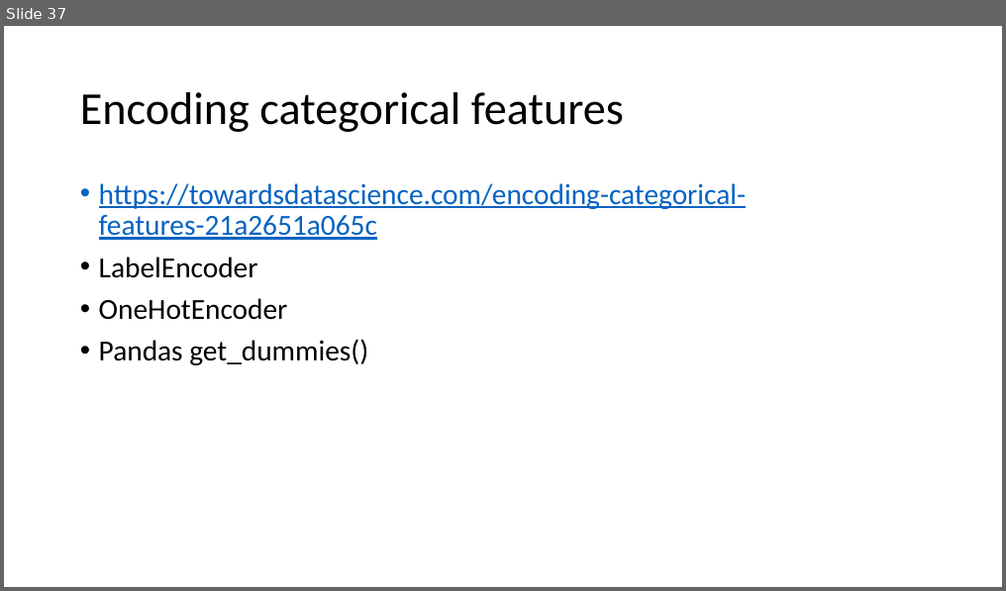
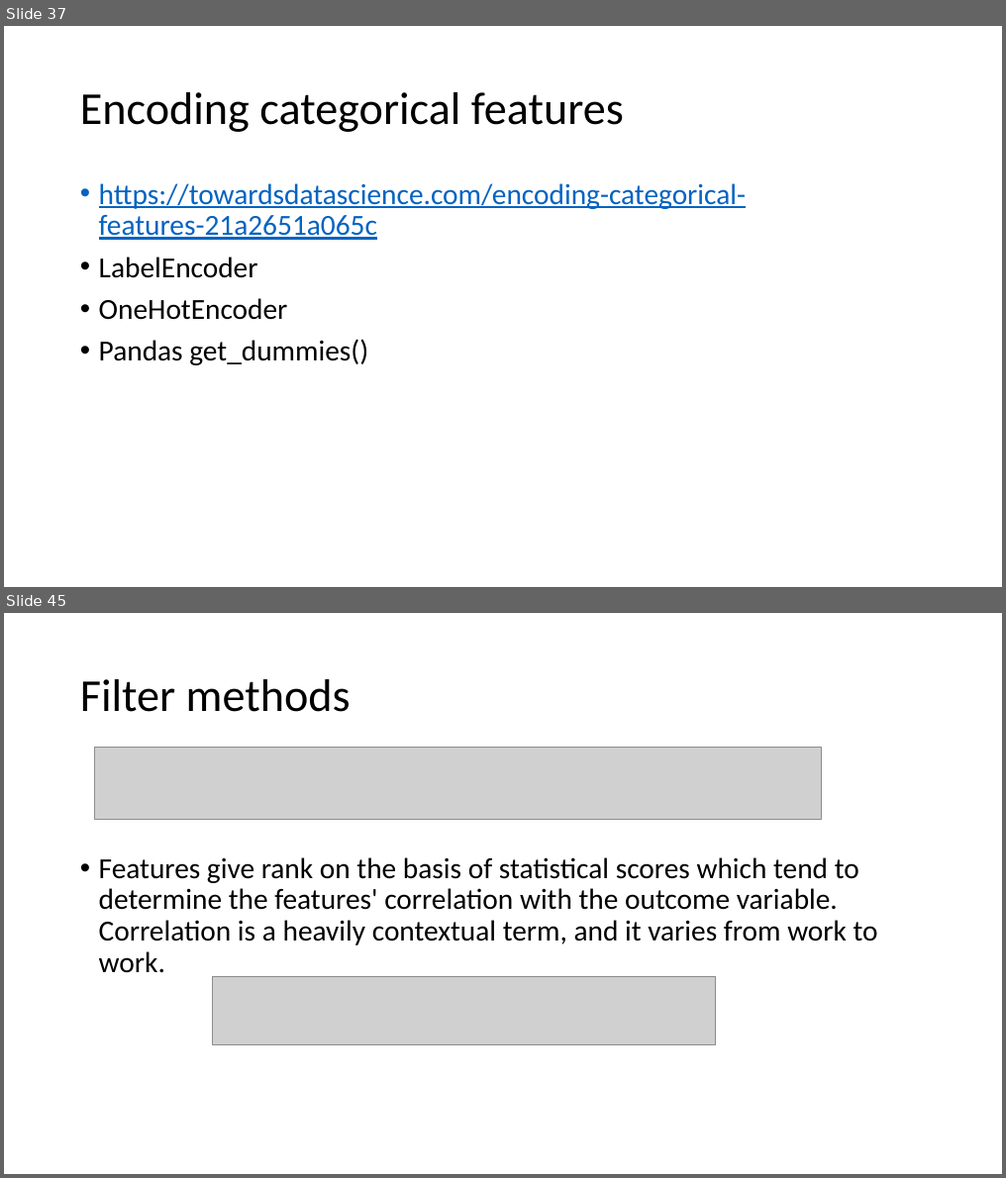
Before and after one commit to FranzGH/IoT_ML, a slide deck: Sklearn-UG.pptx. Shown one above the other, each under a label of ours: slide 37 before the commit, slides 37 and 45 after it; the slides between them are not shown. The pictures are 1006x591 and 1006x1178 pixels, drawn with LibreOffice and Linux fonts; fonts in the diff are those of the drawing; grey boxes stand for pictures. Boxes give left, top, right and bottom in pixels: in the first picture for what was removed or moved away, otherwise in the second. Text is boxed around its words. In the diff, an @@ line names an element or a change of style, - is before the commit and + after.

```diff
--- a/Sklearn-UG.pptx
+++ b/Sklearn-UG.pptx
@@ slide 45 added at [4, 613, 1002, 1174], background #FFFFFF @@
@@ title added at [80, 679, 350, 712], 44 pt, text #000000 @@
+Filter methods
@@ picture added at [94, 748, 822, 820] @@
@@ text added at [99, 858, 878, 973], 28 pt, text #000000 @@
+• Features give rank on the basis of statistical scores which tend to determine the features' correlation with the outcome variable. Correlation is a heavily contextual term, and it varies from work to work.
@@ picture added at [213, 977, 716, 1046] @@
```
Also in this commit, not shown: 1 slide changed, 11 other slides added, 4 other files.
